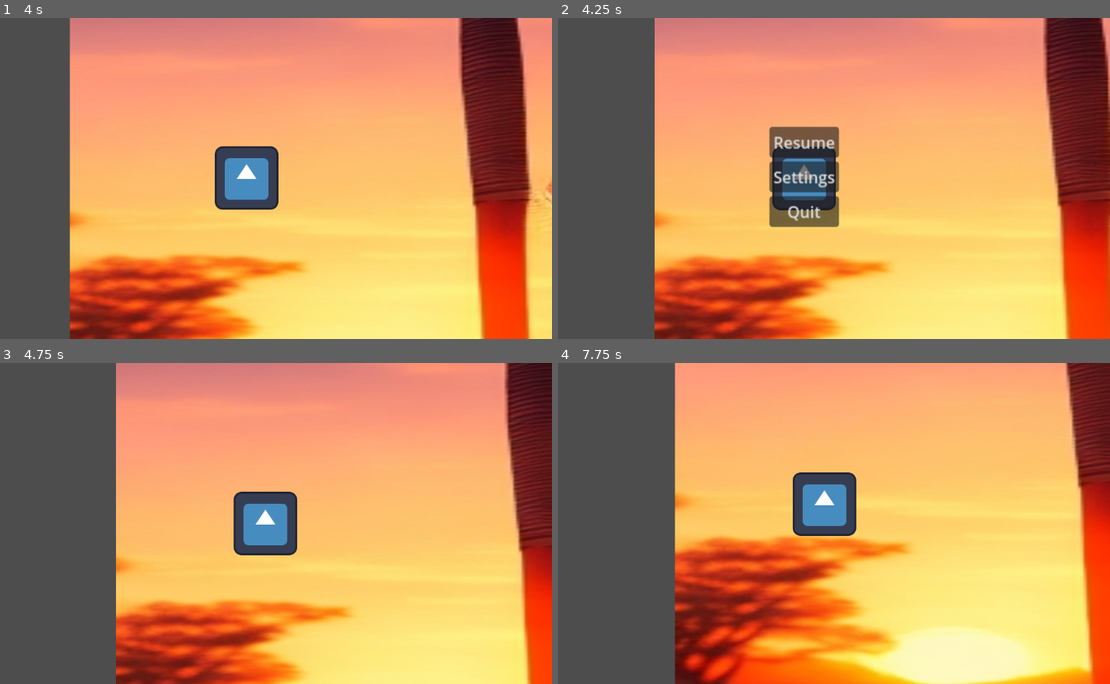
Above: before the commit, frames 1-4 (two rows, left to right).
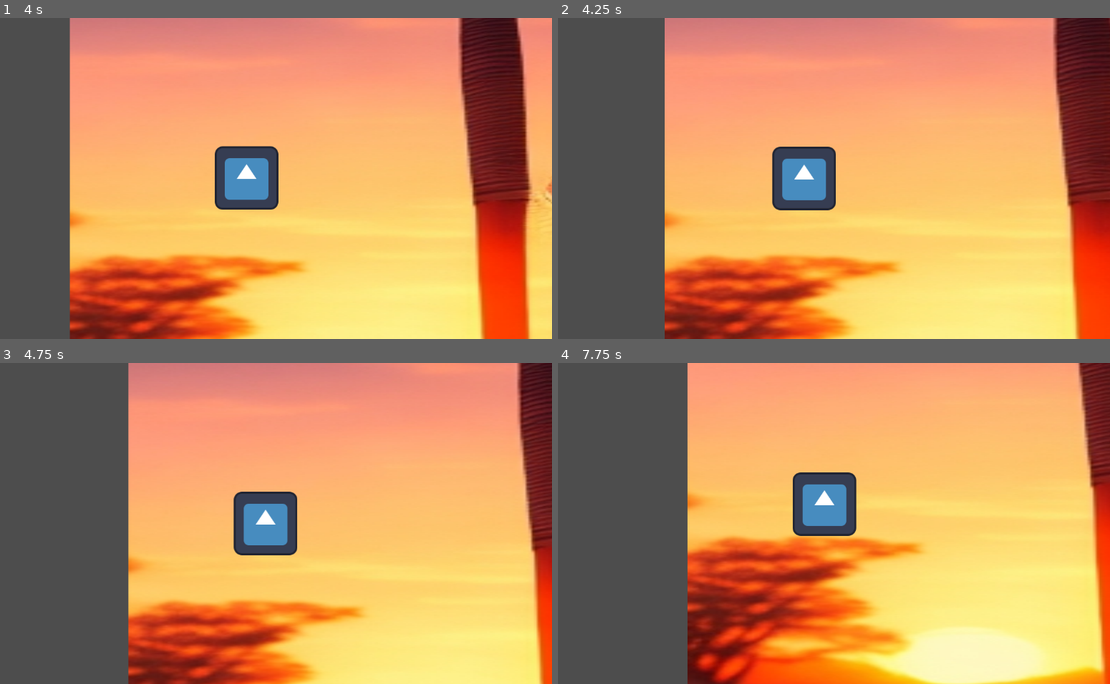
Above: after the commit, the same moments.

Repository: ProjectStarborne/Starborne
Game: Godot game, scene res://Scenes/environment.tscn
Same seed, same stepped clock (60 frames per second), same inputs: the game is played once before the commit and once after it. Before the commit the project starts from res://Assets/environment.tscn. The engine's default icon, where the game draws it, is replaced by a stand-in: a white triangle on a blue panel in a dark square.
Inputs (mouse positions are in pixels of both pictures, inside the frame that each line leads up to):
- Up to frame 1 (4 s): tap Enter at 0.5 s; hold D (right) 0.53-1.28 s; hold S (down) 1.28-2.03 s; hold D (right) 2.03-2.78 s; hold W (up) 2.78-3.53 s; hold A (left) from 3.53 s (still down)
- Up to frame 2 (4.25 s): keep holding A (left); tap Escape (pause) at 4.15 s
- Up to frame 3 (4.75 s): release A (left) at 4.25 s; click (248, 488) at 4.25 s, where only the run before the commit has a clickable "Resume"
- Up to frame 4 (7.75 s): hold A (left) 5.03-5.78 s; hold S (down) 5.78-6.53 s; hold D (right) 6.53-7.28 s; hold W (up) from 7.28 s (still down)

Frame 1 is identical in both runs. In frame 2, 12% of the frame differs, in the area x 17-100%, y 0-100%; in frame 3, 9.7%; in frame 4, 14%, in the area x 21-100%, y 0-100%.
Error after the commit: Parse Error: Cannot find member "window_fullscreen" in base "OS". (res://Scripts/main.gd:33)

Commit message:
Adding UI (Script Bugged)
Don't know how to set actual settings yet.

Diff:
--- a/Assets/Scenes/pause_menu.tscn
+++ /dev/null
@@ -1,37 +0,0 @@
-[gd_scene load_steps=2 format=3 uid="uid://ce3ug8v5y25x4"]
-
-[ext_resource type="Script" path="res://Assets/Scenes/pause_menu.gd" id="1_ek7q1"]
-
-[node name="PauseMenu" type="Control"]
-visible = false
-layout_mode = 3
-anchors_preset = 15
-anchor_right = 1.0
-anchor_bottom = 1.0
-grow_horizontal = 2
-grow_vertical = 2
-script = ExtResource("1_ek7q1")
-
-[node name="MarginContainer" type="MarginContainer" parent="."]
-layout_mode = 0
-offset_right = 40.0
-offset_bottom = 40.0
-
-[node name="VBoxContainer" type="VBoxContainer" parent="MarginContainer"]
-layout_mode = 2
-
-[node name="Resume" type="Button" parent="MarginContainer/VBoxContainer"]
-layout_mode = 2
-text = "Resume"
-
-[node name="Settings" type="Button" parent="MarginContainer/VBoxContainer"]
-layout_mode = 2
-text = "Settings"
-
-[node name="Quit" type="Button" parent="MarginContainer/VBoxContainer"]
-layout_mode = 2
-text = "Quit"
-
-[connection signal="pressed" from="MarginContainer/VBoxContainer/Resume" to="." method="_on_resume_pressed"]
-[connection signal="pressed" from="MarginContainer/VBoxContainer/Settings" to="." method="_on_settings_pressed"]
-[connection signal="pressed" from="MarginContainer/VBoxContainer/Quit" to="." method="_on_quit_pressed"]
--- a/Assets/environment.tscn
+++ /dev/null
@@ -1,32 +0,0 @@
-[gd_scene load_steps=6 format=3 uid="uid://pewylh8ghso2"]
-
-[ext_resource type="PackedScene" uid="uid://cg1n3hs12k8ko" path="res://Assets/player.tscn" id="1_cbyr6"]
-[ext_resource type="Texture2D" uid="uid://bqgckrcvbmco7" path="res://Assets/images/DreamShaper_v5_A_Hippo_that_has_trained_to_be_a_samurai_posing_0.jpg" id="1_hf3wi"]
-[ext_resource type="Script" path="res://Assets/main.gd" id="1_r82cw"]
-[ext_resource type="PackedScene" uid="uid://cgrjsyyihe7on" path="res://Assets/anchor_2d.tscn" id="2_uj1sq"]
-[ext_resource type="PackedScene" uid="uid://ce3ug8v5y25x4" path="res://Assets/Scenes/pause_menu.tscn" id="5_d2olo"]
-
-[node name="Environment" type="Node2D"]
-script = ExtResource("1_r82cw")
-
-[node name="TextureRect" type="TextureRect" parent="."]
-offset_left = -41.0
-offset_top = -484.0
-offset_right = 3567.0
-offset_bottom = 1418.0
-texture = ExtResource("1_hf3wi")
-
-[node name="Player" parent="." instance=ExtResource("1_cbyr6")]
-
-[node name="PauseMenu" parent="Player" instance=ExtResource("5_d2olo")]
-offset_left = -70.0
-offset_top = -104.0
-offset_right = -70.0
-offset_bottom = -104.0
-scale = Vector2(2, 2)
-
-[node name="hipp_face" parent="." instance=ExtResource("2_uj1sq")]
-position = Vector2(1584, 0)
-
-[node name="lower_test" parent="." instance=ExtResource("2_uj1sq")]
-position = Vector2(873, 1018)
--- a/Assets/main.gd
+++ /dev/null
@@ -1,19 +0,0 @@
-extends Node2D
-
-@onready var pause_menu = $Player/PauseMenu
-var paused = false
-
-# Called every frame. 'delta' is the elapsed time since the previous frame.
-func _process(delta: float) -> void:
-	if Input.is_action_just_pressed("pause"):
-		pauseMenu()
-
-func pauseMenu():
-	if paused:
-		pause_menu.hide()
-		Engine.time_scale = 1
-	else:
-		pause_menu.show()
-		Engine.time_scale = 0
-
-	paused = !paused
--- /dev/null
+++ b/Scenes/UISettingCheckbox.tscn
@@ -0,0 +1,14 @@
+[gd_scene load_steps=2 format=3 uid="uid://byemvsjlgnfp1"]
+
+[ext_resource type="Script" path="res://Scripts/UISettingCheckbox.gd" id="1_scai7"]
+
+[node name="UISettingCheckbox" type="HBoxContainer"]
+offset_right = 40.0
+offset_bottom = 40.0
+script = ExtResource("1_scai7")
+
+[node name="Label" type="Label" parent="."]
+layout_mode = 2
+
+[node name="Checkbox" type="CheckBox" parent="."]
+layout_mode = 2
--- /dev/null
+++ b/Scenes/environment.tscn
@@ -0,0 +1,38 @@
+[gd_scene load_steps=7 format=3 uid="uid://pewylh8ghso2"]
+
+[ext_resource type="Script" path="res://Scripts/main.gd" id="1_3v8i2"]
+[ext_resource type="Texture2D" uid="uid://bqgckrcvbmco7" path="res://Assets/images/DreamShaper_v5_A_Hippo_that_has_trained_to_be_a_samurai_posing_0.jpg" id="2_i76cq"]
+[ext_resource type="PackedScene" uid="uid://cg1n3hs12k8ko" path="res://Scenes/player.tscn" id="3_36mgh"]
+[ext_resource type="PackedScene" uid="uid://cgrjsyyihe7on" path="res://Scenes/anchor_2d.tscn" id="4_r6552"]
+[ext_resource type="PackedScene" uid="uid://di035nk3qvrhb" path="res://Scenes/pause_menu.tscn" id="5_r1uxu"]
+[ext_resource type="PackedScene" uid="uid://biqlqo5jd25fu" path="res://Scenes/ui_video_settings.tscn" id="6_n7a12"]
+
+[node name="Environment" type="Node2D"]
+script = ExtResource("1_3v8i2")
+
+[node name="TextureRect" type="TextureRect" parent="."]
+offset_left = -41.0
+offset_top = -484.0
+offset_right = 3567.0
+offset_bottom = 1418.0
+texture = ExtResource("2_i76cq")
+
+[node name="Player" parent="." instance=ExtResource("3_36mgh")]
+
+[node name="hipp_face" parent="." instance=ExtResource("4_r6552")]
+position = Vector2(1584, 0)
+
+[node name="lower_test" parent="." instance=ExtResource("4_r6552")]
+position = Vector2(873, 1018)
+
+[node name="UI" type="CanvasLayer" parent="."]
+scale = Vector2(2, 2)
+transform = Transform2D(2, 0, 0, 2, 0, 0)
+
+[node name="PauseMenu" parent="UI" instance=ExtResource("5_r1uxu")]
+unique_name_in_owner = true
+visible = false
+
+[node name="Settings" parent="UI" instance=ExtResource("6_n7a12")]
+unique_name_in_owner = true
+visible = false
--- /dev/null
+++ b/Scenes/pause_menu.tscn
@@ -0,0 +1,43 @@
+[gd_scene load_steps=2 format=3 uid="uid://di035nk3qvrhb"]
+
+[ext_resource type="Script" path="res://Scripts/puase_menu.gd" id="1_a4kk4"]
+
+[node name="pause_menu" type="Control"]
+layout_mode = 3
+anchors_preset = 15
+anchor_right = 1.0
+anchor_bottom = 1.0
+grow_horizontal = 2
+grow_vertical = 2
+script = ExtResource("1_a4kk4")
+
+[node name="VBoxContainer" type="VBoxContainer" parent="."]
+layout_mode = 1
+anchors_preset = 8
+anchor_left = 0.5
+anchor_top = 0.5
+anchor_right = 0.5
+anchor_bottom = 0.5
+offset_left = -576.0
+offset_top = -324.0
+offset_right = -506.0
+offset_bottom = -223.0
+grow_horizontal = 2
+grow_vertical = 2
+alignment = 1
+
+[node name="resume" type="Button" parent="VBoxContainer"]
+layout_mode = 2
+text = "Resume"
+
+[node name="settings" type="Button" parent="VBoxContainer"]
+layout_mode = 2
+text = "Settings"
+
+[node name="quit" type="Button" parent="VBoxContainer"]
+layout_mode = 2
+text = "Quit"
+
+[connection signal="pressed" from="VBoxContainer/resume" to="." method="_on_resume_pressed"]
+[connection signal="pressed" from="VBoxContainer/settings" to="." method="_on_settings_pressed"]
+[connection signal="pressed" from="VBoxContainer/quit" to="." method="_on_quit_pressed"]
--- a/Assets/player.tscn
+++ b/Scenes/player.tscn
@@ -2,8 +2,8 @@
 
 [ext_resource type="Script" path="res://Scripts/player.gd" id="1_bxdsg"]
 [ext_resource type="Texture2D" uid="uid://bpw1xcswxxxxh" path="res://icon.svg" id="2_88qrq"]
-[ext_resource type="PackedScene" uid="uid://3p6hnlpnes2w" path="res://Assets/anchor_camera_2d.tscn" id="3_wfdif"]
-[ext_resource type="PackedScene" uid="uid://d0hw5c13gf403" path="res://Assets/anchor_detector_2d.tscn" id="4_cvytj"]
+[ext_resource type="PackedScene" uid="uid://3p6hnlpnes2w" path="res://Scenes/anchor_camera_2d.tscn" id="3_wfdif"]
+[ext_resource type="PackedScene" uid="uid://d0hw5c13gf403" path="res://Scenes/anchor_detector_2d.tscn" id="4_cvytj"]
 
 [sub_resource type="RectangleShape2D" id="RectangleShape2D_knndq"]
 size = Vector2(128, 128)
--- /dev/null
+++ b/Scenes/ui_resolution_selector.tscn
@@ -0,0 +1,20 @@
+[gd_scene load_steps=2 format=3 uid="uid://dhvgds28igerw"]
+
+[ext_resource type="Script" path="res://Scripts/ui_resolution_selector.gd" id="1_kineu"]
+
+[node name="UIResolutionSelector" type="HBoxContainer"]
+offset_right = 40.0
+offset_bottom = 40.0
+script = ExtResource("1_kineu")
+
+[node name="Label" type="Label" parent="."]
+layout_mode = 2
+
+[node name="OptionButton" type="OptionButton" parent="."]
+layout_mode = 2
+item_count = 3
+popup/item_0/text = "640x360"
+popup/item_1/text = "1280x720"
+popup/item_1/id = 1
+popup/item_2/text = "1920x1080"
+popup/item_2/id = 2
--- /dev/null
+++ b/Scenes/ui_video_settings.tscn
@@ -0,0 +1,40 @@
+[gd_scene load_steps=4 format=3 uid="uid://biqlqo5jd25fu"]
+
+[ext_resource type="Script" path="res://Scripts/ui_video_settings.gd" id="1_md8qj"]
+[ext_resource type="PackedScene" uid="uid://dhvgds28igerw" path="res://Scenes/ui_resolution_selector.tscn" id="1_mrfdo"]
+[ext_resource type="PackedScene" uid="uid://byemvsjlgnfp1" path="res://Scenes/UISettingCheckbox.tscn" id="2_lass2"]
+
+[node name="UIVideoSettings" type="PanelContainer"]
+offset_right = 40.0
+offset_bottom = 40.0
+script = ExtResource("1_md8qj")
+
+[node name="VBoxContainer" type="VBoxContainer" parent="."]
+layout_mode = 2
+
+[node name="Label" type="Label" parent="VBoxContainer"]
+layout_mode = 2
+text = "Settings"
+
+[node name="HSeparator" type="HSeparator" parent="VBoxContainer"]
+layout_mode = 2
+
+[node name="UIResolutionSelector" parent="VBoxContainer" instance=ExtResource("1_mrfdo")]
+layout_mode = 2
+
+[node name="UIFullScreenCheckbox" parent="VBoxContainer" instance=ExtResource("2_lass2")]
+layout_mode = 2
+title = "Full Screen"
+
+[node name="UIVSyncCheckbox" parent="VBoxContainer" instance=ExtResource("2_lass2")]
+layout_mode = 2
+title = "VSync"
+
+[node name="ApplyButton" type="Button" parent="VBoxContainer"]
+layout_mode = 2
+text = "Apply"
+
+[connection signal="resolution_changed" from="VBoxContainer/UIResolutionSelector" to="." method="_on_UIResolutionSelector_resolution_changed"]
+[connection signal="toggled" from="VBoxContainer/UIFullScreenCheckbox" to="." method="_on_UIFullscreenCheckbox_toggled"]
+[connection signal="toggled" from="VBoxContainer/UIVSyncCheckbox" to="." method="_on_UIVsyncCheckbox_toggled"]
+[connection signal="pressed" from="VBoxContainer/ApplyButton" to="." method="_on_ApplyButton_pressed"]
--- /dev/null
+++ b/Scripts/UISettingCheckbox.gd
@@ -0,0 +1,25 @@
+extends Control
+
+# Emitted when the 'CheckBox' State changes.
+signal toggled(is_button_pressed)
+
+# The text of the Label should be changed to identify the setting.
+# Using a setter lets us change the text when the 'title' variable changes
+@export var title = "" : set = set_title
+
+# Store a reference to the Label node
+@onready var label := $Label
+
+func _on_check_box_toggled(toggled_on: bool) -> void:
+	emit_signal("toggled", toggled_on)
+
+# Executed when 'title' variable changes.
+func set_title(value: String) -> void:
+	title = value
+
+	# Wait until the scene is ready if 'label' is null.
+	if not label:
+		await self.ready
+
+	# Update the label's text
+	label.text = title
--- /dev/null
+++ b/Scripts/main.gd
@@ -0,0 +1,41 @@
+extends Node2D
+
+@onready var pause_menu = %PauseMenu
+@onready var settings_menu = %Settings
+var paused = false
+var change_settings = false
+
+# Called every frame. 'delta' is the elapsed time since the previous frame.
+func _process(delta: float) -> void:
+	if Input.is_action_just_pressed("pause"):
+		pauseMenu()
+
+func pauseMenu():
+	if paused:
+		pause_menu.hide()
+		Engine.time_scale = 1
+	else:
+		pause_menu.show()
+		Engine.time_scale = 0
+
+	paused = !paused
+
+
+func settingsMenu():
+	if change_settings:
+		settings_menu.show()
+	else:
+		settings_menu.hide()
+
+	change_settings = !change_settings
+
+func update_settings(settings: Dictionary) -> void:
+	OS.window_fullscreen = settings.fullscreen
+	get_tree().set_screen_stretch(
+		SceneTree.STRETCH_MODE_2D, SceneTree.STRETCH_ASPECT_KEEP, settings.resolution
+	)
+	OS.set_window_size(settings.resolution)
+	OS.vsync_enabled = settings.vsync
+
+func __on_UIVideoSettings_apply_button_pressed(settings) -> void:
+	update_settings(settings)
--- a/Assets/Scenes/pause_menu.gd
+++ b/Scripts/puase_menu.gd
@@ -7,7 +7,7 @@
 
 
 func _on_settings_pressed() -> void:
-	pass # Replace with function body.
+	main.settingsMenu()
 
 
 func _on_quit_pressed() -> void:
--- /dev/null
+++ b/Scripts/ui_resolution_selector.gd
@@ -0,0 +1,22 @@
+extends Control
+
+
+# Emitted when the selected resolution changes.
+signal resolution_changed(new_resolution)
+
+# We store a reference to the OptionButton to get the selected option later
+@onready var option_button: OptionButton = $OptionButton
+
+
+func _update_selected_item(text: String) -> void:
+	# The resolution options are written in the form "XRESxYRES".
+	# Using `split_floats` we get an array with both values as floats.
+	var values := text.split_floats("x")
+	# Emit a signal for informing the newly selected resolution
+	emit_signal("resolution_changed", Vector2(values[0], values[1]))
+
+
+func _on_OptionButton_item_selected(_index: int) -> void:
+	# Call the `_update_selected_item` function when the user selects
+	# a new item in the `OptionButton`
+	_update_selected_item(option_button.text)
--- /dev/null
+++ b/Scripts/ui_video_settings.gd
@@ -0,0 +1,32 @@
+extends Control
+
+# Emitted when the user presses the "apply" button.
+signal apply_button_pressed(settings)
+
+# We store the selected settings in a dictionary
+var _settings := {resolution = Vector2(640, 480), fullscreen = false, vsync = false}
+
+
+# Emit the `apply_button_pressed` signal, when user presses the button.
+func _on_ApplyButton_pressed() -> void:
+	# Send the last selected settings with the signal
+	emit_signal("apply_button_pressed", _settings)
+
+
+# Store the resolution selected by the user. As this function is connected
+# to the `resolution_changed` signal, this will be executed any time the
+# users chooses a new resolution
+func _on_UIResolutionSelector_resolution_changed(new_resolution: Vector2) -> void:
+	_settings.resolution = new_resolution
+
+
+# Store the fullscreen setting. This will be called any time the users toggles
+# the UIFullScreenCheckbox
+func _on_UIFullscreenCheckbox_toggled(is_button_pressed: bool) -> void:
+	_settings.fullscreen = is_button_pressed
+
+
+# Store the vsync seting. This will be called any time the users toggles
+# the UIVSyncCheckbox
+func _on_UIVsyncCheckbox_toggled(is_button_pressed: bool) -> void:
+	_settings.vsync = is_button_pressed
--- a/project.godot
+++ b/project.godot
@@ -11,7 +11,7 @@
 [application]
 
 config/name="Starborne"
-run/main_scene="res://Assets/environment.tscn"
+run/main_scene="res://Scenes/environment.tscn"
 config/features=PackedStringArray("4.3", "Forward Plus")
 config/icon="res://icon.svg"
 
Renamed: Assets/anchor_2d.tscn -> Scenes/anchor_2d.tscn
Renamed: Assets/anchor_camera_2d.tscn -> Scenes/anchor_camera_2d.tscn
Renamed: Assets/anchor_detector_2d.tscn -> Scenes/anchor_detector_2d.tscn
